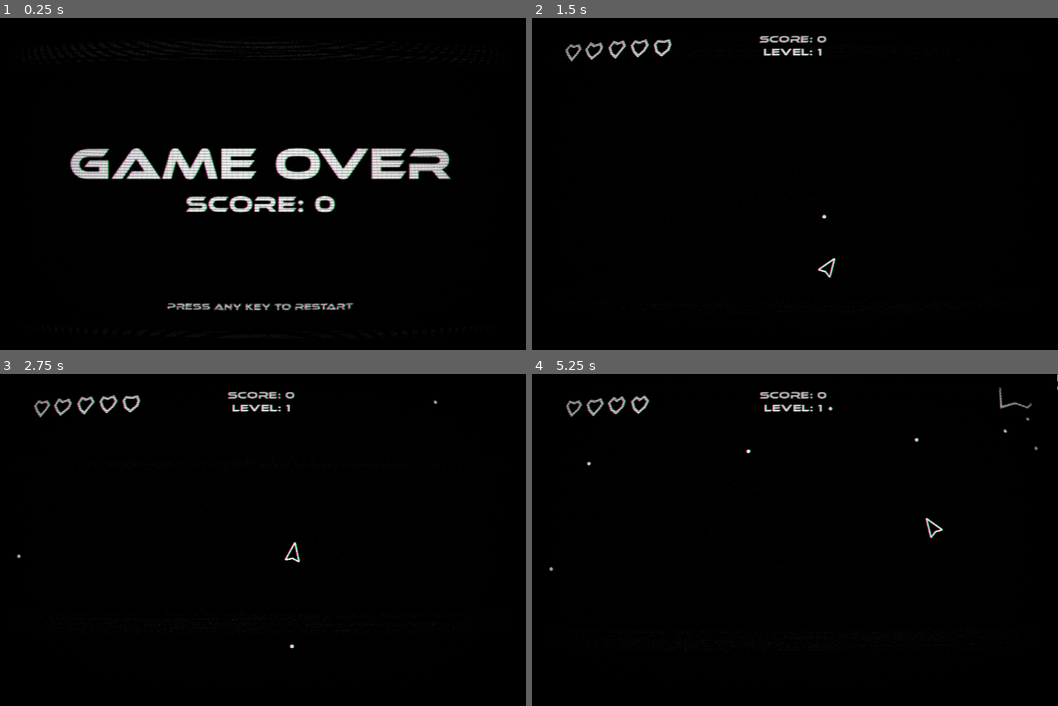
Above: before the commit, frames 1-4 (two rows, left to right).
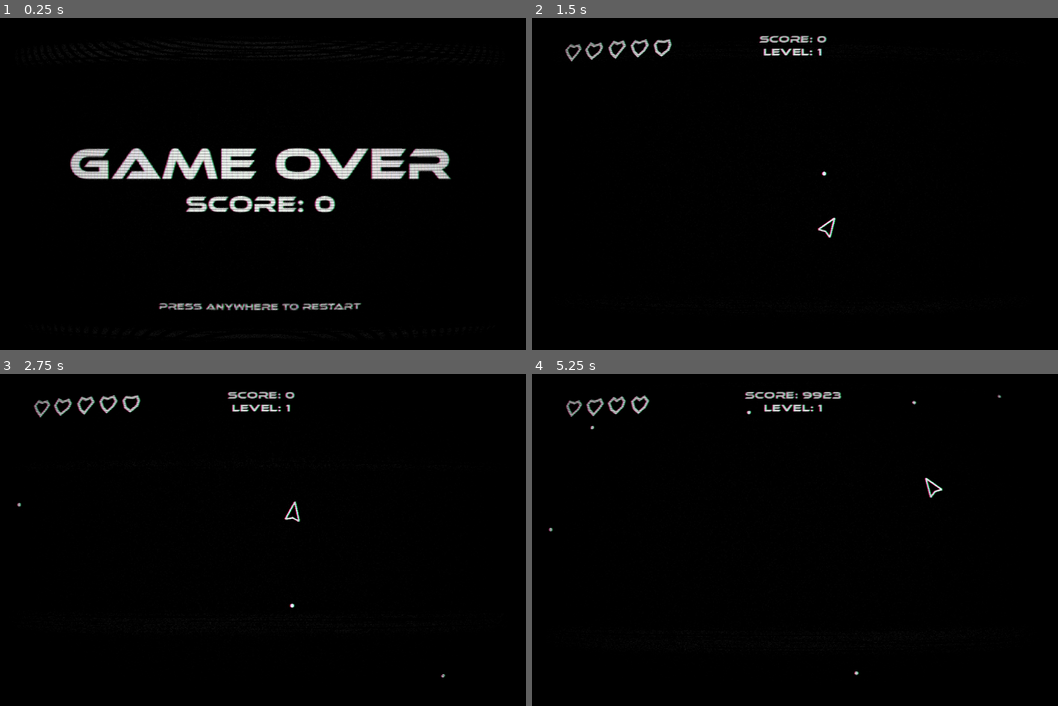
Above: after the commit, the same moments.

Repository: hexxt-git/sci-fi
Game: Godot game, scene res://game_over.tscn
Two runs of this game, one before a commit and one after it. Both use one fixed random seed, a clock stepped at 60 frames per second and the inputs below. This scene is started directly instead of the project's main scene. Sound files missing from this copy of the repository are replaced by a short silence.
Inputs (mouse positions are in pixels of both pictures, inside the frame that each line leads up to; where the layout moved, square brackets give the same spot in the first picture):
- Up to frame 1 (0.25 s): no input
- Up to frame 2 (1.5 s): click (789, 190) [800, 187] at 0.5 s; tap Enter at 1.25 s; move the mouse to (910, 167) at 1.27 s; hold Right (right) from 1.28 s (still down); hold Space (shoot) from 1.28 s (still down); click (910, 167) at 1.42 s
- Up to frame 3 (2.75 s): move the mouse to (152, 556) at 2.02 s; release Right (right) at 2.03 s; release Space (shoot) at 2.03 s; hold A (left) from 2.03 s (still down); tap Space (shoot) at 2.1 s; click (152, 556) at 2.17 s
- Up to frame 4 (5.25 s): move the mouse to (847, 466) at 2.77 s; release A (left) at 2.78 s; hold Right (right) 2.78-3.53 s; hold Space (shoot) 2.78-3.53 s; click (847, 466) at 2.92 s; move the mouse to (763, 606) at 3.52 s; hold W (forward) 3.53-4.28 s; tap Space (shoot) at 3.6, 5.1 s; click (763, 606) at 3.67 s; move the mouse to (952, 589) at 4.27 s; hold Space (shoot) 4.28-5.03 s; hold A (left) from 4.28 s (still down); click (952, 589) at 4.42 s; move the mouse to (631, 490) at 5.02 s; click (631, 490) at 5.17 s

The runs differ from the first frame. In frame 1, 0.6% of the frame differs, in the area x 30-69%, y 85-89%; in frame 2, 0.2%; in frame 3, 0.2%; in frame 4, 0.7%, in the area x 3-100%, y 0-91%.

Commit message:
press anywhere

Diff:
--- a/game_over.gd
+++ b/game_over.gd
@@ -4,7 +4,7 @@
 	set_process_input(true)
 
 func _input(event: InputEvent) -> void:
-	if event is InputEventKey and event.pressed:
+	if event is InputEventMouseButton and event.pressed:
 		restart_game()
 
 func restart_game():
--- a/game_over.tscn
+++ b/game_over.tscn
@@ -81,7 +81,7 @@
 offset_bottom = 400.5
 grow_horizontal = 2
 grow_vertical = 2
-text = "press any key to restart"
+text = "press anywhere to restart"
 label_settings = SubResource("LabelSettings_27m4w")
 horizontal_alignment = 1
 vertical_alignment = 1
@@ -123,11 +123,14 @@
 
 [node name="Button" type="Button" parent="."]
 layout_mode = 0
-offset_left = -13.0
-offset_top = -24.0
-offset_right = 1190.0
-offset_bottom = 762.0
+offset_left = -33.0
+offset_top = -19.0
+offset_right = 1170.0
+offset_bottom = 767.0
+action_mode = 0
+button_mask = 7
 flat = true
 script = ExtResource("1_dxvlj")
 
-[connection signal="pressed" from="Button" to="Button" method="_on_pressed"]
+[connection signal="button_down" from="Button" to="Button" method="_on_button_down"]
+[connection signal="focus_entered" from="Button" to="Button" method="_on_focus_entered"]
